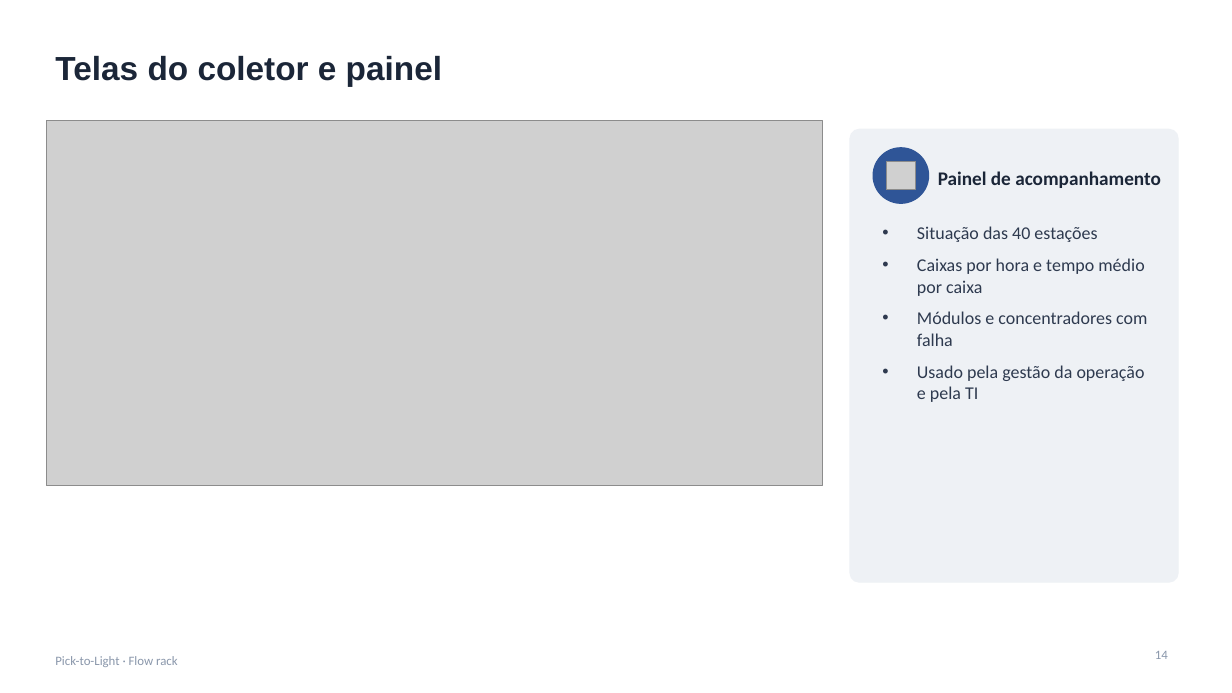
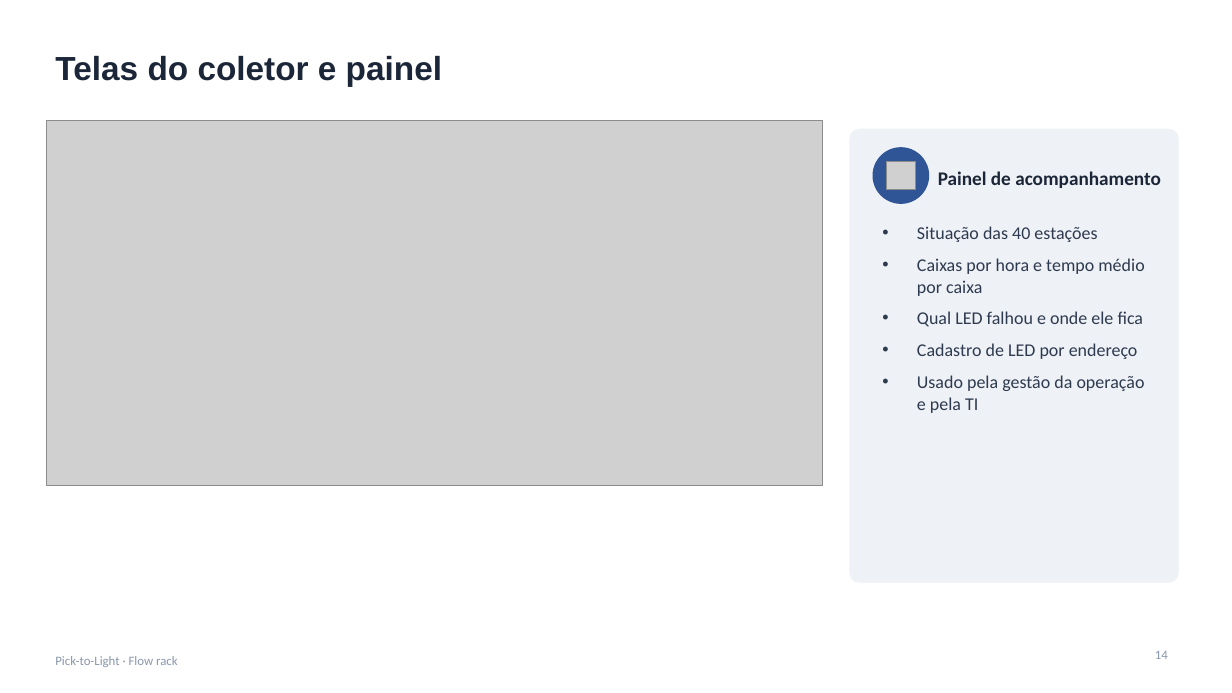
Before and after one commit to jivo88/picking_to_light, a slide deck: slide 14 of projeto/entregaveis/Apresentacao_PTL.pptx. Drawn at 1232x693 pixels with LibreOffice and Linux fonts; fonts in the diff are those of the drawing; grey boxes stand for pictures. Boxes give left, top, right and bottom in pixels: in the first picture for what was removed or moved away, otherwise in the second. Text is boxed around its words. In the diff, an @@ line names an element or a change of style, - is before the commit and + after.

```diff
--- a/projeto/entregaveis/Apresentacao_PTL.pptx
+++ b/projeto/entregaveis/Apresentacao_PTL.pptx
@@ text at bbox=[917, 311, 1144, 359]: text changed @@
-• Módulos e concentradores com falha
+• Qual LED falhou e onde ele fica
+• Cadastro de LED por endereço
```
Also in this commit, not shown: 6 other slides changed, 1 slide added, 25 other files.
